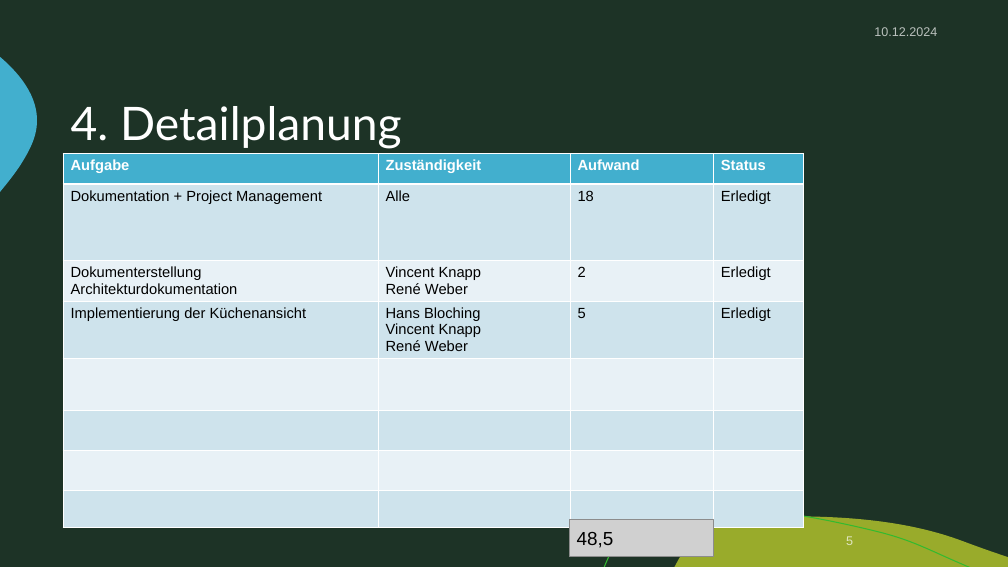
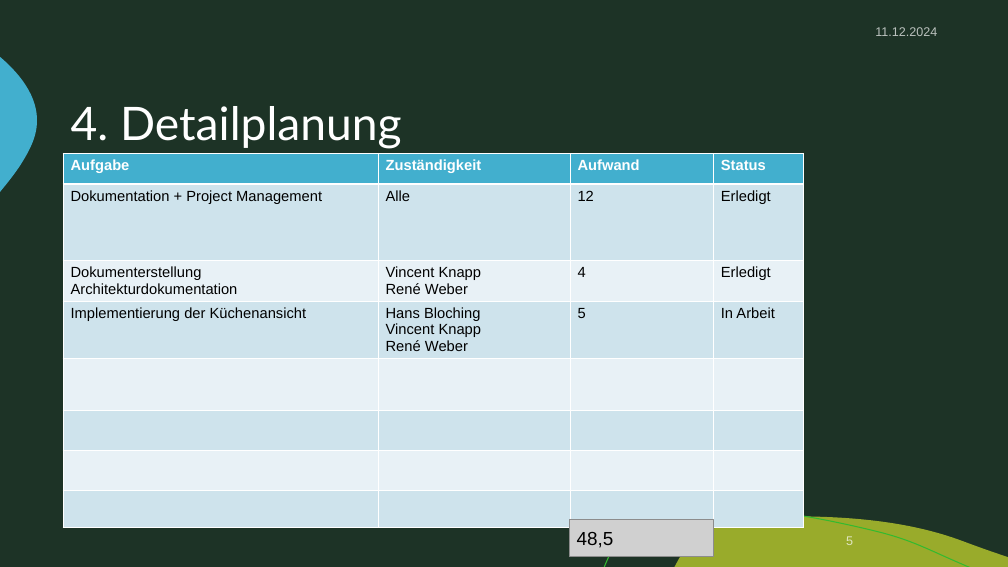
Before and after one commit to zIExpantion/ZumGelbenBach, a slide deck: slide 5 of Dokumente/Sprint-Backlog/Sprint-Backlog2.pptx. Drawn at 1008x567 pixels with LibreOffice and Linux fonts; fonts in the diff are those of the drawing; grey boxes stand for pictures; background and template pictures are left out. Boxes give left, top, right and bottom in pixels: in the first picture for what was removed or moved away, otherwise in the second. Text is boxed around its words. In the diff, an @@ line names an element or a change of style, - is before the commit and + after.

```diff
--- a/Dokumente/Sprint-Backlog/Sprint-Backlog2.pptx
+++ b/Dokumente/Sprint-Backlog/Sprint-Backlog2.pptx
@@ text at (x1=875, y1=27, x2=937, y2=36): text changed @@
-10.12.2024
+11.12.2024
@@ table at (x1=63, y1=154, x2=805, y2=533) @@
-row 2, column 3: 18
+row 2, column 3: 12
-row 3, column 3: 2
+row 3, column 3: 4
-row 4, column 4: Erledigt
+row 4, column 4: In Arbeit
```
Also in this commit, not shown: 11 other slides changed, 3 other files.
